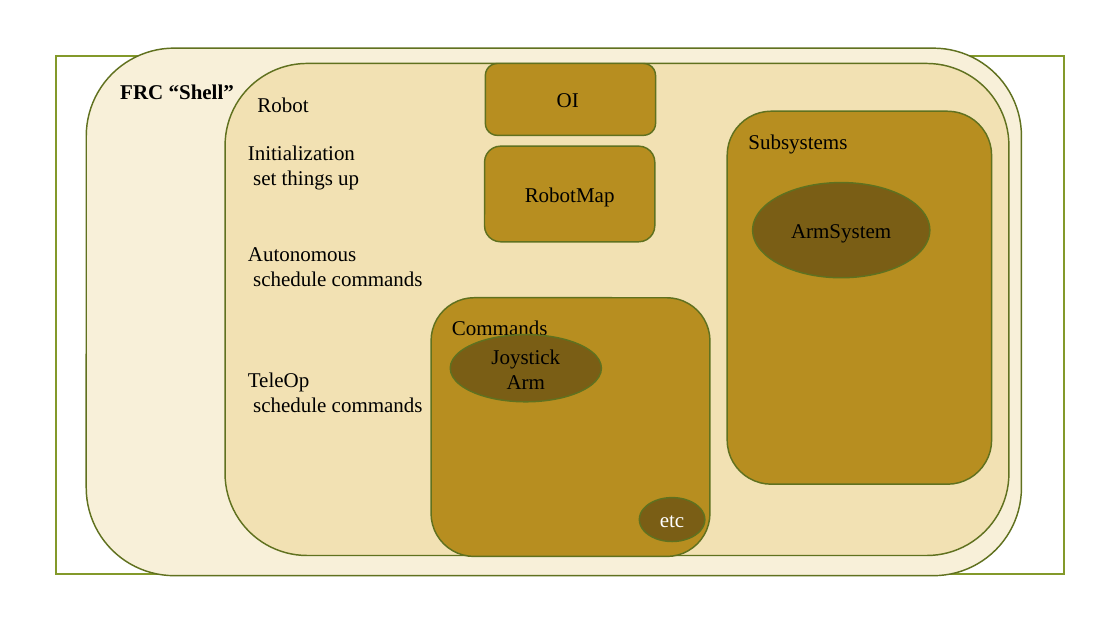
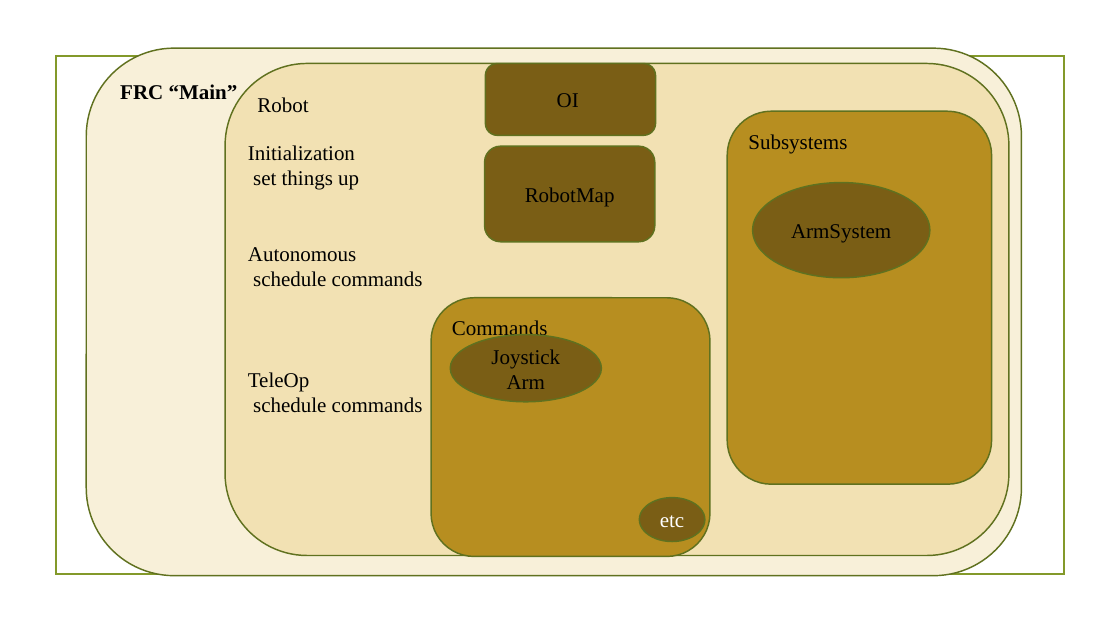
Before and after one commit to 4662FRCRobotics/Training, a slide deck: slide 5 of Object Oriented Programming FRC Context ArmSystem.pptx. Drawn at 1120x630 pixels with LibreOffice and Linux fonts; fonts in the diff are those of the drawing; background and template pictures are left out. Boxes give left, top, right and bottom in pixels: in the first picture for what was removed or moved away, otherwise in the second. Text is boxed around its words. In the diff, an @@ line names an element or a change of style, - is before the commit and + after.

```diff
--- a/Object Oriented Programming FRC Context ArmSystem.pptx
+++ b/Object Oriented Programming FRC Context ArmSystem.pptx
@@ text in rounded rectangle at (120, 84, 238, 103): text changed @@
-FRC “Shell”
+FRC “Main”
@@ rounded rectangle "OI" at (486, 64, 656, 136): fill #B78E20 to #7A5E15 @@
@@ rounded rectangle "RobotMap" at (485, 146, 655, 242): fill #B78E20 to #7A5E15 @@
```
Also in this commit, not shown: 2 other slides changed, 4 other files.
